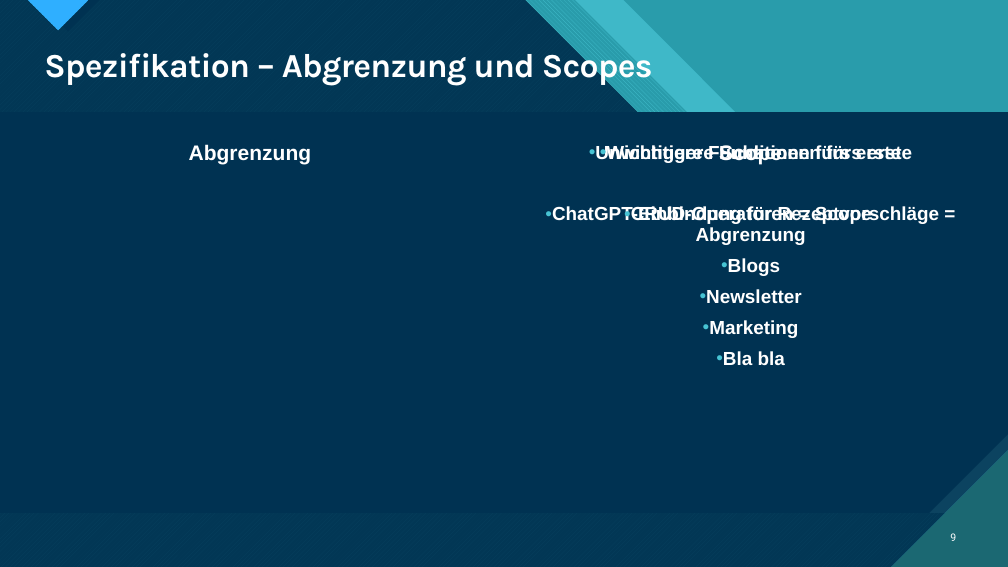
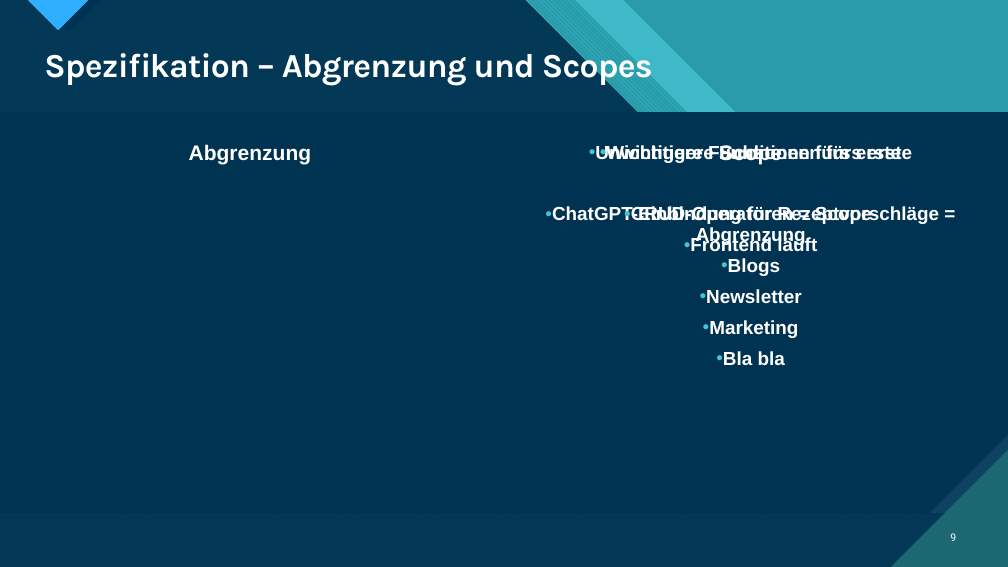
Before and after one commit to TietoLP/IU-Kochbuch, a slide deck: slide 9 of Fallstudie_Kochbuch.pptx. Drawn at 1008x567 pixels with LibreOffice and Linux fonts; fonts in the diff are those of the drawing. Boxes give left, top, right and bottom in pixels: in the first picture for what was removed or moved away, otherwise in the second. Text is boxed around its words. In the diff, an @@ line names an element or a change of style, - is before the commit and + after.

Commit message:
Fallstudie-PPT angelegt --> Struktur der PPT festgelegt, bitte einmal schauen und Eure Punkte mir im Teams zukommen lassen :)

```diff
--- a/Fallstudie_Kochbuch.pptx
+++ b/Fallstudie_Kochbuch.pptx
@@ text at box(690, 237, 817, 256): paragraph added @@
+• Frontend läuft
```
